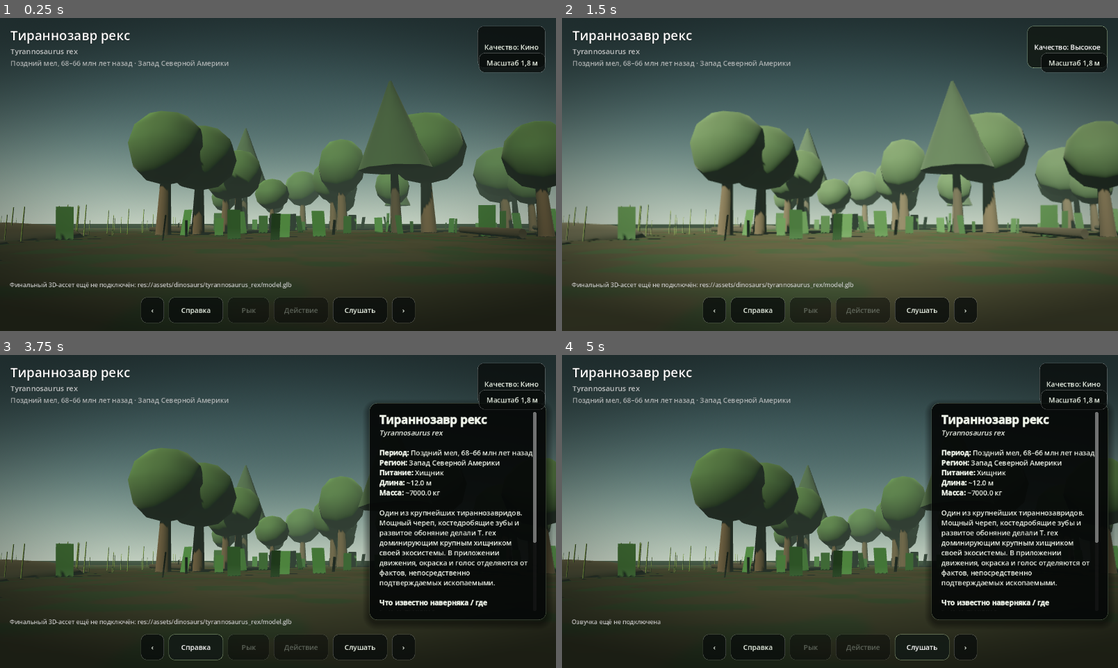
Above: before the commit, frames 1-4 (two rows, left to right).
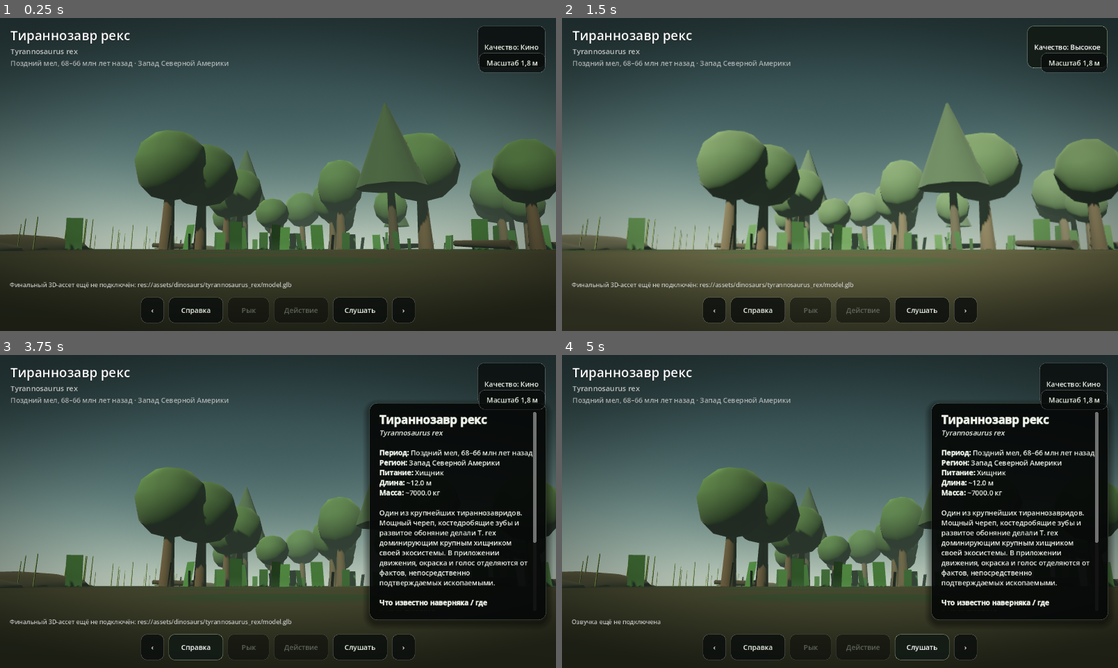
Above: after the commit, the same moments.

Repository: artemkz147-ship-it/RAZNOE147
Game: Godot game, scene res://scenes/main.tscn
The game is run twice, just before and just after one commit, with the same random seed, the same clock (stepped at 60 frames per second) and the same inputs.
Inputs:
- Up to frame 1 (0.25 s): no input
- Up to frame 2 (1.5 s): click "Качество: Кино" at 0.5 s; click "Качество: Производительность" at 1.25 s
- Up to frame 3 (3.75 s): click "Качество: Высокое" at 2 s; click "‹" at 2.75 s; click "Справка" at 3.5 s
- Up to frame 4 (5 s): click "Слушать" at 4.25 s

The runs differ from the first frame. In frame 1, 25% of the frame differs, in the area x 0-100%, y 20-74%; in frame 2, 26%, in the area x 0-100%, y 20-75%; in frame 3, 16%; in frame 4, 16%.

Commit message:
dino: expand camera orbit zoom and top view

Diff:
--- a/scripts/orbit_camera.gd
+++ b/scripts/orbit_camera.gd
@@ -1,40 +1,67 @@
 extends Node3D
 
-@export var min_distance := 2.4
-@export var max_distance := 16.0
+@export var min_distance := 2.0
+@export var max_distance := 34.0
 @export var rotation_speed := 0.005
 @export var zoom_speed := 0.012
-@export var min_pitch_degrees := -20.0
-@export var max_pitch_degrees := 58.0
+@export var min_pitch_degrees := -60.0
+@export var max_pitch_degrees := 89.0
+@export var smoothing_speed := 8.0
 
 @onready var pitch_node: Node3D = $CameraPitch
 @onready var camera: Camera3D = $CameraPitch/Camera3D
 
 var _yaw := 0.0
-var _pitch := deg_to_rad(8.0)
-var _distance := 7.2
+var _pitch := deg_to_rad(12.0)
+var _distance := 8.0
+var _target_yaw := 0.0
+var _target_pitch := deg_to_rad(12.0)
+var _target_distance := 8.0
+var _focus_center := Vector3.ZERO
+var _focus_height := 1.65
+var _target_focus_center := Vector3.ZERO
+var _target_focus_height := 1.65
 var _touches: Dictionary = {}
 var _last_pinch_distance := -1.0
 var _mouse_dragging := false
+var _tap_time_msec := 0
 
 func _ready() -> void:
+    _apply_immediate()
+
+func _process(delta: float) -> void:
+    var t := clamp(delta * smoothing_speed, 0.0, 1.0)
+    _yaw = lerp_angle(_yaw, _target_yaw, t)
+    _pitch = lerp(_pitch, _target_pitch, t)
+    _distance = lerp(_distance, _target_distance, t)
+    _focus_center = _focus_center.lerp(_target_focus_center, t)
+    _focus_height = lerp(_focus_height, _target_focus_height, t)
     _apply_transform()
 
 func focus_target(center: Vector3, radius: float) -> void:
-    global_position = center
-    _distance = clamp(radius * 2.35, min_distance, max_distance)
-    _apply_transform()
+    _target_focus_center = center
+    _target_focus_height = clamp(radius * 0.35, 1.2, 5.5)
+    _target_distance = clamp(radius * 2.4, min_distance, max_distance)
 
 func reset_view() -> void:
-    _yaw = 0.0
-    _pitch = deg_to_rad(8.0)
-    _distance = 7.2
-    _apply_transform()
+    _target_yaw = 0.0
+    _target_pitch = deg_to_rad(12.0)
+    _target_distance = 8.0
+
+func set_top_view() -> void:
+    _target_pitch = deg_to_rad(86.0)
+
+func set_side_view() -> void:
+    _target_pitch = deg_to_rad(12.0)
 
 func _unhandled_input(event: InputEvent) -> void:
     if event is InputEventScreenTouch:
         if event.pressed:
             _touches[event.index] = event.position
+            var now := Time.get_ticks_msec()
+            if _touches.size() == 1 and now - _tap_time_msec < 260:
+                _toggle_top_view()
+            _tap_time_msec = now
         else:
             _touches.erase(event.index)
             _last_pinch_distance = -1.0
@@ -57,24 +84,43 @@
     if event is InputEventMouseButton:
         if event.button_index == MOUSE_BUTTON_LEFT:
             _mouse_dragging = event.pressed
+            if event.double_click and event.pressed:
+                _toggle_top_view()
         elif event.pressed and event.button_index == MOUSE_BUTTON_WHEEL_UP:
-            _zoom(-0.55)
+            _zoom(-0.75)
         elif event.pressed and event.button_index == MOUSE_BUTTON_WHEEL_DOWN:
-            _zoom(0.55)
+            _zoom(0.75)
 
     if event is InputEventMouseMotion and _mouse_dragging:
         _orbit(event.relative)
 
+func _toggle_top_view() -> void:
+    if rad_to_deg(_target_pitch) > 60.0:
+        set_side_view()
+    else:
+        set_top_view()
+
 func _orbit(delta: Vector2) -> void:
-    _yaw -= delta.x * rotation_speed
-    _pitch = clamp(_pitch - delta.y * rotation_speed, deg_to_rad(min_pitch_degrees), deg_to_rad(max_pitch_degrees))
-    _apply_transform()
+    _target_yaw -= delta.x * rotation_speed
+    _target_pitch = clamp(
+        _target_pitch - delta.y * rotation_speed,
+        deg_to_rad(min_pitch_degrees),
+        deg_to_rad(max_pitch_degrees)
+    )
 
 func _zoom(delta: float) -> void:
-    _distance = clamp(_distance + delta, min_distance, max_distance)
+    _target_distance = clamp(_target_distance + delta, min_distance, max_distance)
+
+func _apply_immediate() -> void:
+    _focus_center = _target_focus_center
+    _focus_height = _target_focus_height
+    _yaw = _target_yaw
+    _pitch = _target_pitch
+    _distance = _target_distance
     _apply_transform()
 
 func _apply_transform() -> void:
+    global_position = _focus_center
     rotation.y = _yaw
     pitch_node.rotation.x = _pitch
-    camera.position = Vector3(0.0, 1.65, _distance)
+    camera.position = Vector3(0.0, _focus_height, _distance)
